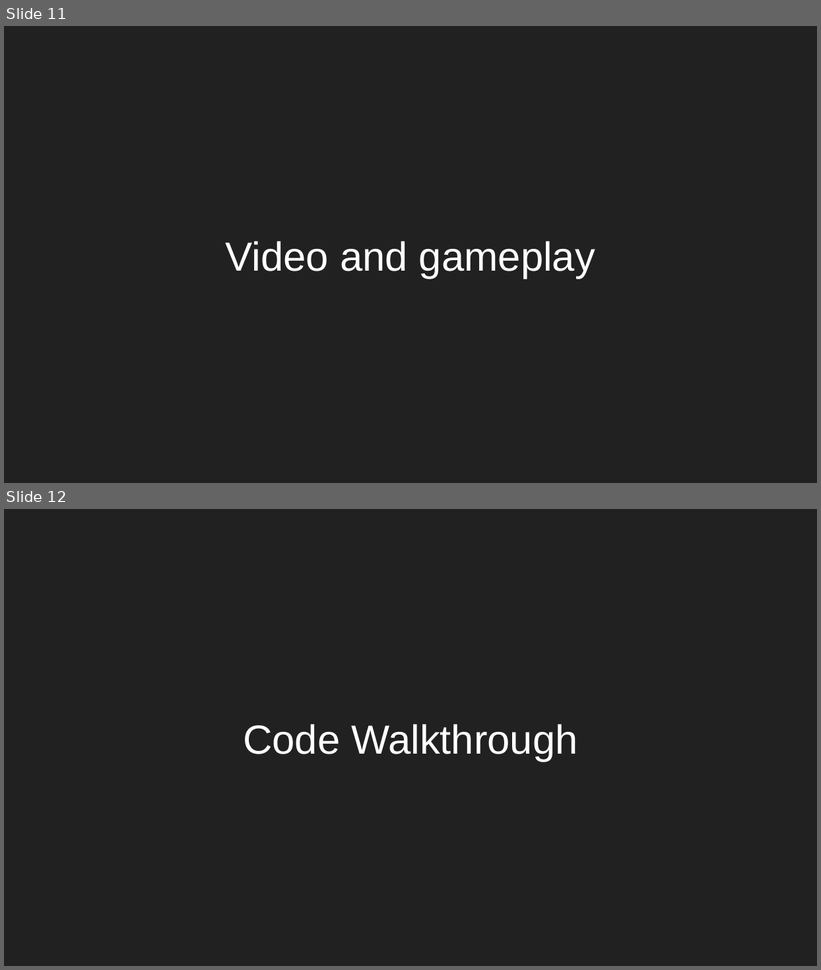
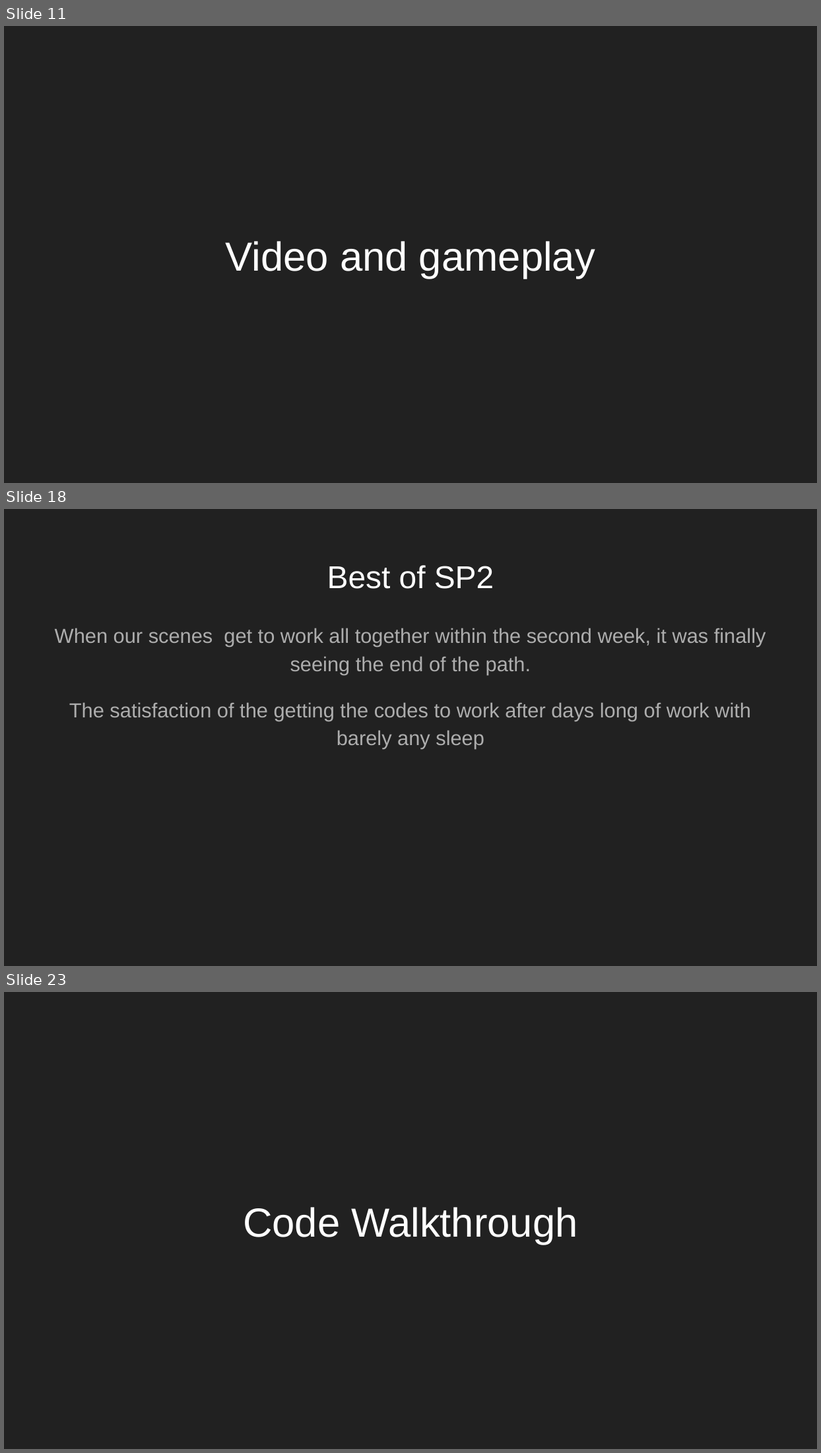
Before and after one commit to BuddhaProgram/SP2-PDEntertainment, a slide deck: ComGraphics/SP2 presentation.pptx. Shown one above the other, each under a label of ours: slides 11 and 12 before the commit, slides 11, 18 and 23 after it; the slides between them are not shown. The pictures are 821x970 and 821x1453 pixels, drawn with LibreOffice and Linux fonts; fonts in the diff are those of the drawing. Boxes give left, top, right and bottom in pixels: in the first picture for what was removed or moved away, otherwise in the second. Text is boxed around its words. In the diff, an @@ line names an element or a change of style, - is before the commit and + after.

```diff
--- a/ComGraphics/SP2 presentation.pptx
+++ b/ComGraphics/SP2 presentation.pptx
@@ slide 18 added at (x1=4, y1=509, x2=817, y2=966), background #212121 @@
@@ title added at (x1=327, y1=565, x2=494, y2=589), 28 pt, text #FFFFFF @@
+Best of SP2
@@ text added at (x1=55, y1=628, x2=766, y2=749), 18 pt, text #ADADAD @@
+When our scenes get to work all together within the second week, it was finally seeing the end of the path.
+The satisfaction of the getting the codes to work after days long of work with barely any sleep
@@ what was slide 12 is now slide 23 @@
```
Also in this commit, not shown: 12 other slides added.
